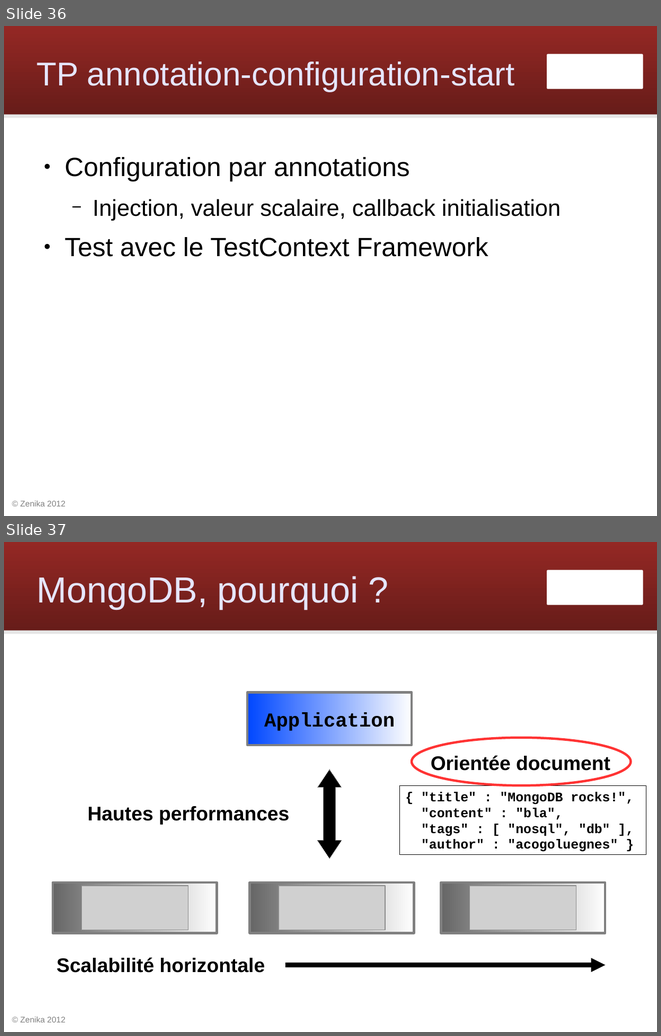
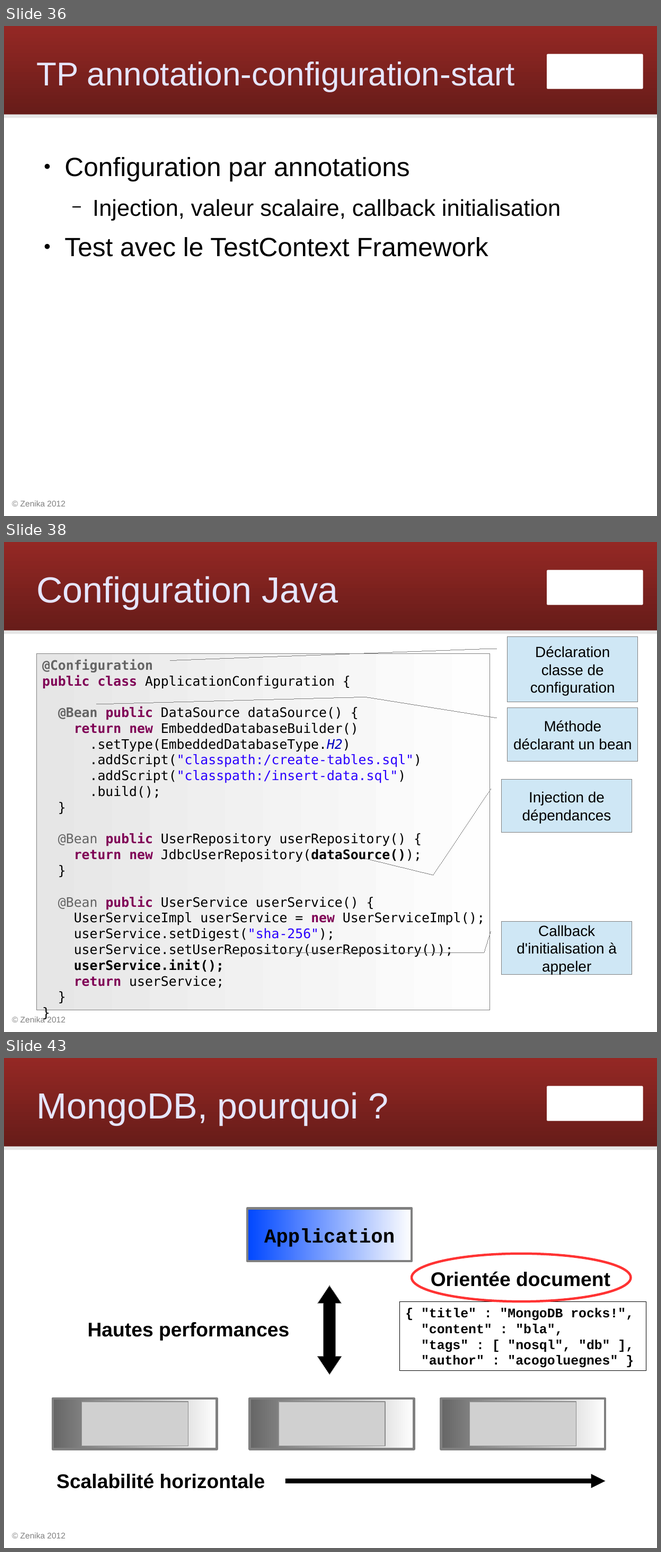
Before and after one commit to Zenika/workshop-spring-core, a slide deck: spring-workshop.odp. Shown one above the other, each under a label of ours: slides 36 and 37 before the commit, slides 36, 38 and 43 after it; the slides between them are not shown. The pictures are 661x1036 and 661x1552 pixels, drawn with LibreOffice and Linux fonts; fonts in the diff are those of the drawing; grey boxes stand for pictures; background and template pictures are left out. Boxes give left, top, right and bottom in pixels: in the first picture for what was removed or moved away, otherwise in the second. Text is boxed around its words. In the diff, an @@ line names an element or a change of style, - is before the commit and + after.

Commit message:
slides configuration Java

```diff
--- a/spring-workshop.odp
+++ b/spring-workshop.odp
@@ slide 38 added at (4,542,657,1032), background #FFFFFF; not listed: 4 template elements that a slide beside it also shows @@
@@ title added at (37,576,338,609), 44 pt, text #E6E6FF @@
+Configuration Java
@@ border callout added at (508,637,638,702), fill #CFE7F5, outline #808080 0 pt, 18 pt, text #000000 @@
+Déclaration classe de configuration
@@ rectangle added at (36,654,490,1010), fill gradient #E6E6E6 to #FEFEFE, outline #808080 0 pt, 16 pt, text #000000 @@
+@Configuration
+public class ApplicationConfiguration {
+@Bean public DataSource dataSource() {
+return new EmbeddedDatabaseBuilder()
+.setType(EmbeddedDatabaseType.H2)
+.addScript("classpath:/create-tables.sql")
+.addScript("classpath:/insert-data.sql")
+.build();
+}
+@Bean public UserRepository userRepository() {
+return new JdbcUserRepository(dataSource());
+}
+@Bean public UserService userService() {
+UserServiceImpl userService = new UserServiceImpl();
+userService.setDigest("sha-256");
+userService.setUserRepository(userRepository());
+userService.init();
+return userService;
+}
+}
@@ border callout added at (508,708,638,761), fill #CFE7F5, outline #808080 0 pt, 18 pt, text #000000 @@
+Méthode déclarant un bean
@@ border callout added at (502,779,632,832), fill #CFE7F5, outline #808080 0 pt, 18 pt, text #000000 @@
+Injection de dépendances
@@ border callout added at (502,921,632,974), fill #CFE7F5, outline #808080 0 pt, 18 pt, text #000000 @@
+Callback d'initialisation à appeler
@@ what was slide 37 is now slide 43 @@
```
Also in this commit, not shown: 1 slide changed, 5 other slides added.
